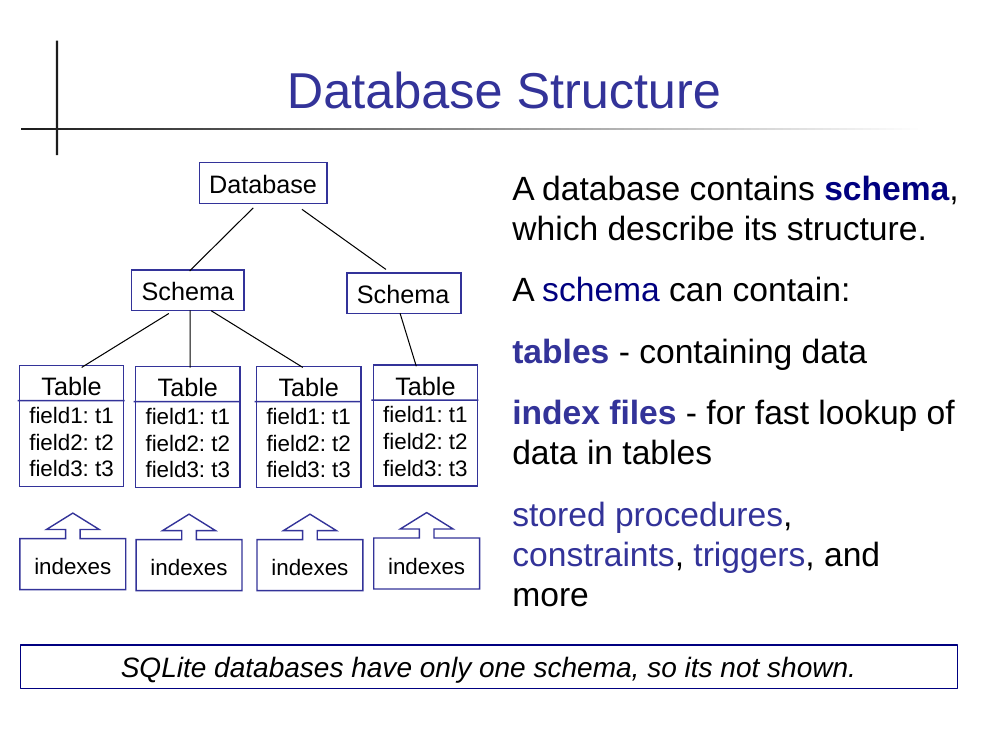
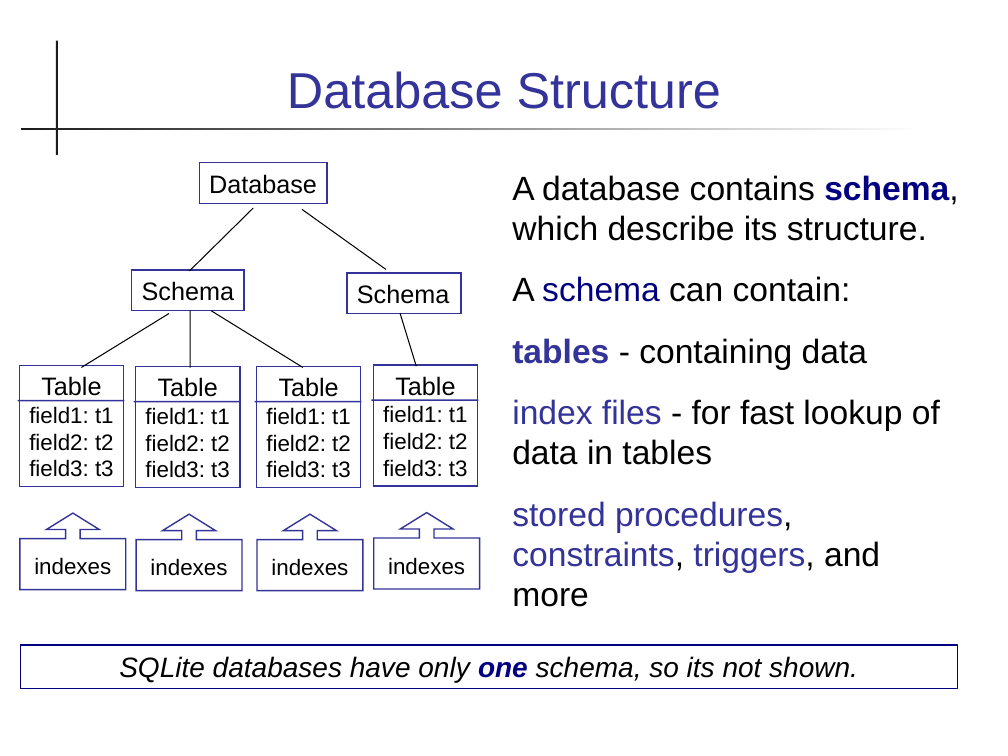
Before and after one commit to cpske/ISP, a slide deck: slide 3 of database/Database-Basics.ppt. Drawn at 1008x756 pixels with LibreOffice and Linux fonts; fonts in the diff are those of the drawing. Boxes give left, top, right and bottom in pixels: in the first picture for what was removed or moved away, otherwise in the second. Text is boxed around its words. In the diff, an @@ line names an element or a change of style, - is before the commit and + after.

Commit message:
edit some database slides

```diff
--- a/database/Database-Basics.ppt
+++ b/database/Database-Basics.ppt
@@ text at (512, 399, 940, 465): bold off in "index files" @@
@@ rectangle "SQLite databases have only one ..." at (20, 645, 958, 688): text colour #000000 to #000080, bold on in "one" @@
```
Also in this commit, not shown: 9 other slides changed, 1 slide added, 2 other files.
